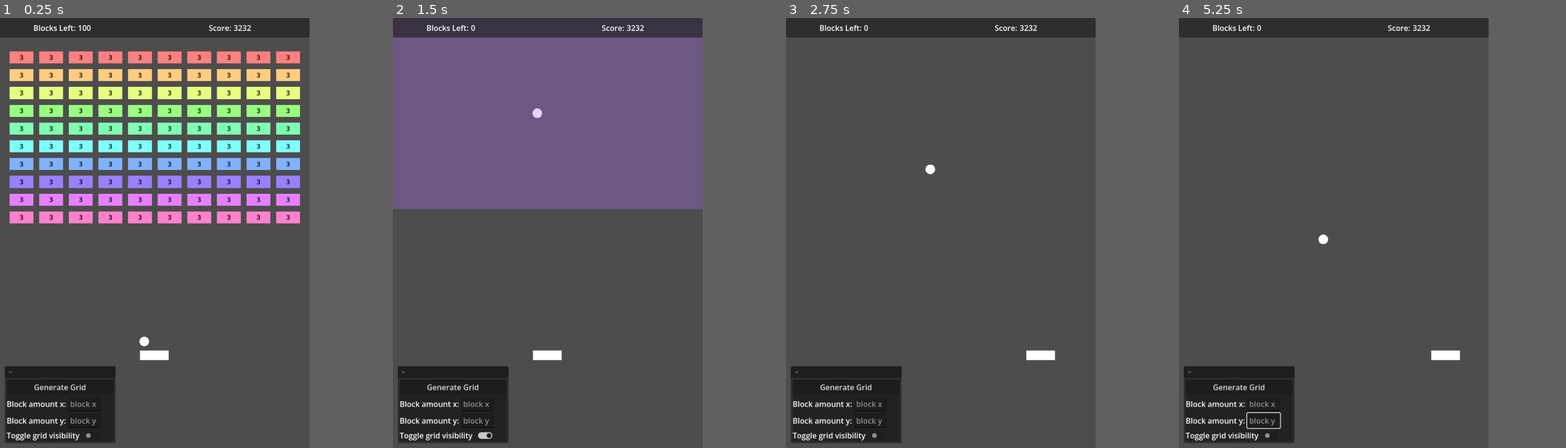
Above: before the commit, frames 1-4 (left to right).
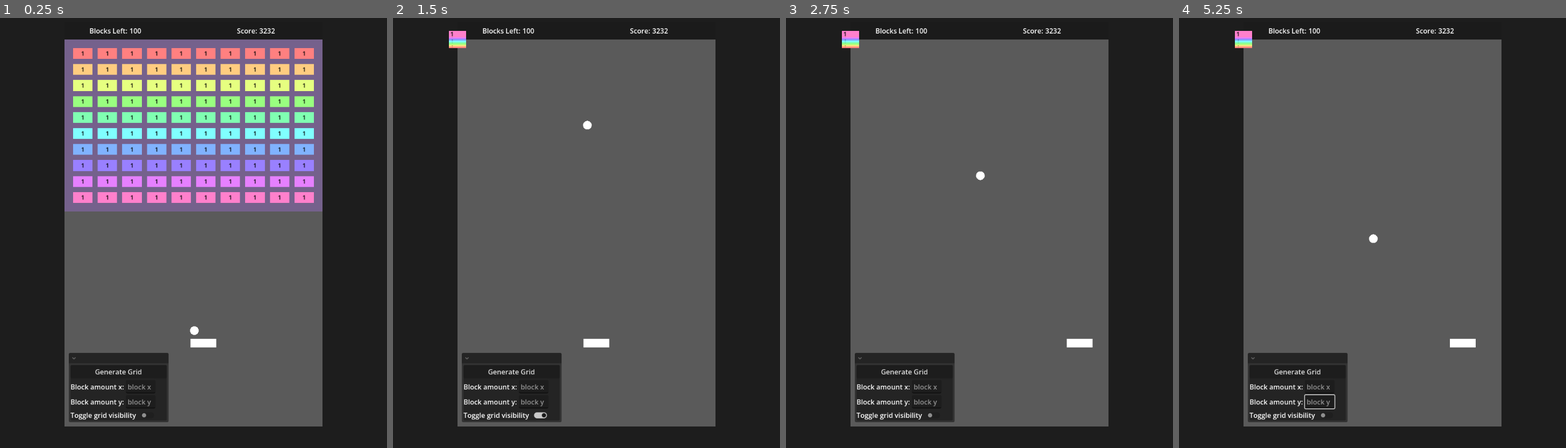
Above: after the commit, the same moments.

Repository: ProudFridge/Breakout
Game: Godot game, scene res://scenes/world/world.tscn
The game is run twice, just before and just after one commit, with the same random seed, the same clock (stepped at 60 frames per second) and the same inputs.
Inputs (mouse positions are in pixels of both pictures, inside the frame that each line leads up to; where the layout moved, square brackets give the same spot in the first picture):
- Up to frame 1 (0.25 s): no input
- Up to frame 2 (1.5 s): click "Generate Grid" at 0.5 s; click (509, 413) [485, 435] at 1.25 s
- Up to frame 3 (2.75 s): tap Enter at 2 s; move the mouse to (1010, 211) at 2.02 s; hold D (move_right) from 2.03 s (still down); tap Alt at 2.1 s; click (1010, 211) at 2.17 s
- Up to frame 4 (5.25 s): move the mouse to (1271, 254) at 2.77 s; release D (move_right) at 2.78 s; hold Down 2.78-3.53 s; tap Shift at 2.85, 4.35 s; move the mouse to (1364, 138) at 3.52 s; hold D (move_right) 3.53-4.28 s; tap Alt at 3.6, 5.1 s; move the mouse to (1318, 319) at 4.27 s; hold Up 4.28-5.03 s; click (1318, 319) at 4.42 s; move the mouse to (1426, 297) at 5.02 s; hold A (move_left) from 5.03 s (still down)
In our replay, the window is 576x800 before the commit and 720x800 after it. These sizes can differ from the game's own. Grey fills any space a smaller window leaves; there, only what the larger window draws over its background counts as a difference.

The runs differ from the first frame. In frame 1, 48% of the frame differs, in the area x 0-84%, y 0-100%; in frame 2, 51%; in frame 3, 24%; in frame 4, 24%.

Commit message:
Make the it possible for the viewport to be a different size than the game area

Diff:
--- a/project.godot
+++ b/project.godot
@@ -22,8 +22,8 @@
 
 [display]
 
-window/size/viewport_width=648
-window/size/viewport_height=900
+window/size/viewport_width=900
+window/size/viewport_height=1000
 
 [editor_plugins]
 
@@ -77,3 +77,4 @@
 [rendering]
 
 rendering_device/driver.windows="d3d12"
+environment/defaults/default_clear_color=Color(0.11489672, 0.11489684, 0.11489674, 1)
--- a/scenes/ball/ball.gd
+++ b/scenes/ball/ball.gd
@@ -15,7 +15,7 @@
 
 	# Bounces the ball whenever there's a collision
 	if collision:
-		collision_sound.play()
+		#collision_sound.play()
 
 		velocity = velocity.bounce(collision.get_normal())
 
--- a/scenes/block/block.tscn
+++ b/scenes/block/block.tscn
@@ -5,7 +5,10 @@
 [sub_resource type="RectangleShape2D" id="RectangleShape2D_yksjm"]
 size = Vector2(40, 15)
 
+[sub_resource type="ShaderMaterial" id="ShaderMaterial_66klm"]
+
 [sub_resource type="QuadMesh" id="QuadMesh_c27ow"]
+material = SubResource("ShaderMaterial_66klm")
 
 [sub_resource type="ShaderMaterial" id="ShaderMaterial_rfxuc"]
 
@@ -16,7 +19,7 @@
 [node name="Block" type="CharacterBody2D" unique_id=1082513130]
 motion_mode = 1
 script = ExtResource("1_c27ow")
-health = 3.0
+health = 1.0
 
 [node name="CollisionShape2D" type="CollisionShape2D" parent="." unique_id=225417575]
 shape = SubResource("RectangleShape2D_yksjm")
--- a/scenes/managers/block_manager/block_manager.gd
+++ b/scenes/managers/block_manager/block_manager.gd
@@ -4,7 +4,7 @@
 @export var block_amount: Vector2i = Vector2i(3,2)
 @export var block_padding: Vector2 = Vector2(10, 10)
 @export var grid_padding: Vector2 = Vector2(50, 50)
-@export var grid_height: float = 400
+#@export var grid_height: float = 400
 @export var grid_area: Vector2
 @export var show_grid_area: bool = false
 
@@ -12,18 +12,12 @@
 
 var block: PackedScene = preload("res://scenes/block/block.tscn")
 
+# Make it sync in the world scene later
+@export var gameAreaSize: Vector2 = Vector2(400, 900)
+
 # Use later to detect if the player has won
+# TODO: make non static, there's no real use for it being static
 static var _block_instances: Array[Block] = []
-
-# Called when the node enters the scene tree for the first time.
-func _ready() -> void:
-	grid_area_highlight.visible = show_grid_area
-
-	# Temporary fix for the area of the grid
-	var viewportSize: Vector2 = get_viewport().size
-	grid_area = Vector2(viewportSize.x, grid_height)
-
-	generate_grid(Vector2(viewportSize.x, grid_height), block_amount, block_padding, grid_padding)
 
 # Instantiates a grid of blocks
 func generate_grid(gridSize: Vector2, blockAmount: Vector2, blockPadding: Vector2, gridPadding: Vector2 ) -> void:
@@ -39,7 +33,7 @@
 			var color: Color = Color.from_hsv(lerp(0, 1, float(column) / blockAmount.y),0.5,1,1)
 			var bPosition: Vector2
 			bPosition.x = row * (blockPadding.x + blockSize.x) + gridPadding.x + blockSize.x / 2
-			bPosition.y = column * (blockPadding.y + blockSize.y) + gridPadding.y + blockSize.y / 2 + 50
+			bPosition.y = column * (blockPadding.y + blockSize.y) + gridPadding.y + blockSize.y / 2
 
 			instantiate_block(bPosition, blockSize, color)
 
--- a/scenes/world/count.gd
+++ b/scenes/world/count.gd
@@ -1,4 +1,4 @@
 extends Label
 
-func _process(delta: float) -> void:
+func _process(_delta: float) -> void:
 	text = str(BlockManager._block_instances.size())
--- a/scenes/world/world.gd
+++ b/scenes/world/world.gd
@@ -4,20 +4,34 @@
 @onready var right_wall: CollisionShape2D = $WorldBoundary/Walls/RightWall
 @onready var bottom_wall: CollisionShape2D = $WorldBoundary/Walls/BottomWall
 @onready var top_wall: CollisionShape2D = $WorldBoundary/Walls/TopWall
+@onready var block_manager: BlockManager = $BlockManager
+@onready var panel: Panel = $Control/Panel
+@onready var ui: Control = $UI
+@onready var header: Panel = $UI/Header
+@onready var camera: Camera2D = $Camera2D
 
-@onready var block_manager: BlockManager = $BlockManager
+var blockAmountX: int = 10
+var blockAmountY: int = 10
 
-var blockAmountX: int
-var blockAmountY: int
+@export var gameAreaSize: Vector2 = Vector2(600, 900)
 
 # Called when the node enters the scene tree for the first time.
 func _ready() -> void:
+	# Centers camera
+	camera.position = gameAreaSize / 2
+
+	# Isolates the game area
+	ui.size = gameAreaSize
+
+	header.position.y = -header.size.y
+	panel.size = gameAreaSize
+	block_manager.generate_grid(Vector2(gameAreaSize.x, 400), Vector2(blockAmountX, blockAmountY), block_manager.block_padding, block_manager.grid_padding)
+
 	# Set up the world boundaries otbe add the screen edges
 	# Should change later for custom level sizes
-	var viewportSize: Vector2 = get_viewport().size
 	left_wall.position = Vector2(0,0)
-	right_wall.position = Vector2(viewportSize.x, 0)
-	bottom_wall.position = Vector2(0, viewportSize.y)
+	right_wall.position = Vector2(gameAreaSize.x, 0)
+	bottom_wall.position = Vector2(0, gameAreaSize.y)
 	top_wall.position = Vector2(0,0)
 
 func _input(event: InputEvent) -> void:
--- a/scenes/world/world.tscn
+++ b/scenes/world/world.tscn
@@ -5,6 +5,9 @@
 [ext_resource type="PackedScene" uid="uid://blmhj0qtrvphf" path="res://scenes/managers/block_manager/block_manager.tscn" id="2_v5dby"]
 [ext_resource type="PackedScene" uid="uid://dpwwvkfv48suw" path="res://scenes/ball/ball.tscn" id="3_1fp7r"]
 [ext_resource type="Script" uid="uid://bm8l7wl3514wr" path="res://scenes/world/count.gd" id="6_t5ptc"]
+
+[sub_resource type="StyleBoxFlat" id="StyleBoxFlat_v5dby"]
+bg_color = Color(0.35531357, 0.35531357, 0.35531345, 1)
 
 [sub_resource type="WorldBoundaryShape2D" id="WorldBoundaryShape2D_sl2e5"]
 
@@ -16,6 +19,21 @@
 
 [node name="World" type="Node2D" unique_id=1769071752]
 script = ExtResource("1_sl2e5")
+
+[node name="Control" type="Control" parent="." unique_id=1567258030]
+layout_mode = 3
+anchors_preset = 0
+offset_right = 650.0
+offset_bottom = 909.0
+
+[node name="Panel" type="Panel" parent="Control" unique_id=802174903]
+layout_mode = 1
+anchors_preset = 15
+anchor_right = 1.0
+anchor_bottom = 1.0
+grow_horizontal = 2
+grow_vertical = 2
+theme_override_styles/panel = SubResource("StyleBoxFlat_v5dby")
 
 [node name="BlockManager" parent="." unique_id=46482369 instance=ExtResource("2_v5dby")]
 block_amount = Vector2i(10, 10)
@@ -53,7 +71,10 @@
 
 [node name="CanvasLayer" type="CanvasLayer" parent="." unique_id=1593247802]
 
-[node name="UI" type="Control" parent="CanvasLayer" unique_id=1848346517]
+[node name="Camera2D" type="Camera2D" parent="." unique_id=1953188512]
+position = Vector2(317, 437)
+
+[node name="UI" type="Control" parent="." unique_id=1848346517]
 layout_mode = 3
 anchors_preset = 15
 anchor_right = 1.0
@@ -63,7 +84,7 @@
 size_flags_horizontal = 4
 size_flags_vertical = 4
 
-[node name="GridControls" type="MarginContainer" parent="CanvasLayer/UI" unique_id=1519628941]
+[node name="GridControls" type="MarginContainer" parent="UI" unique_id=1519628941]
 layout_mode = 1
 anchors_preset = 2
 anchor_top = 1.0
@@ -76,59 +97,59 @@
 theme_override_constants/margin_right = 10
 theme_override_constants/margin_bottom = 10
 
-[node name="FoldableContainer" type="FoldableContainer" parent="CanvasLayer/UI/GridControls" unique_id=587160359]
+[node name="FoldableContainer" type="FoldableContainer" parent="UI/GridControls" unique_id=587160359]
 layout_mode = 2
 
-[node name="Panel" type="Panel" parent="CanvasLayer/UI/GridControls/FoldableContainer" unique_id=1659178617]
+[node name="Panel" type="Panel" parent="UI/GridControls/FoldableContainer" unique_id=1659178617]
 layout_mode = 2
 
-[node name="VBoxContainer" type="VBoxContainer" parent="CanvasLayer/UI/GridControls/FoldableContainer" unique_id=1008522024]
+[node name="VBoxContainer" type="VBoxContainer" parent="UI/GridControls/FoldableContainer" unique_id=1008522024]
 layout_mode = 2
 
-[node name="GenerateGridButton" type="Button" parent="CanvasLayer/UI/GridControls/FoldableContainer/VBoxContainer" unique_id=105890785]
+[node name="GenerateGridButton" type="Button" parent="UI/GridControls/FoldableContainer/VBoxContainer" unique_id=105890785]
 layout_mode = 2
 text = "Generate Grid"
 
-[node name="BlockX" type="HBoxContainer" parent="CanvasLayer/UI/GridControls/FoldableContainer/VBoxContainer" unique_id=1509040941]
+[node name="BlockX" type="HBoxContainer" parent="UI/GridControls/FoldableContainer/VBoxContainer" unique_id=1509040941]
 layout_mode = 2
 
-[node name="Label" type="Label" parent="CanvasLayer/UI/GridControls/FoldableContainer/VBoxContainer/BlockX" unique_id=126053469]
+[node name="Label" type="Label" parent="UI/GridControls/FoldableContainer/VBoxContainer/BlockX" unique_id=126053469]
 layout_mode = 2
 text = "Block amount x:"
 
-[node name="BlockAmountX" type="LineEdit" parent="CanvasLayer/UI/GridControls/FoldableContainer/VBoxContainer/BlockX" unique_id=994568989]
+[node name="BlockAmountX" type="LineEdit" parent="UI/GridControls/FoldableContainer/VBoxContainer/BlockX" unique_id=994568989]
 layout_mode = 2
 placeholder_text = "block x"
 
-[node name="BlockY" type="HBoxContainer" parent="CanvasLayer/UI/GridControls/FoldableContainer/VBoxContainer" unique_id=1312768934]
+[node name="BlockY" type="HBoxContainer" parent="UI/GridControls/FoldableContainer/VBoxContainer" unique_id=1312768934]
 layout_mode = 2
 
-[node name="Label" type="Label" parent="CanvasLayer/UI/GridControls/FoldableContainer/VBoxContainer/BlockY" unique_id=1128811482]
+[node name="Label" type="Label" parent="UI/GridControls/FoldableContainer/VBoxContainer/BlockY" unique_id=1128811482]
 layout_mode = 2
 text = "Block amount y:"
 
-[node name="BlockAmountY" type="LineEdit" parent="CanvasLayer/UI/GridControls/FoldableContainer/VBoxContainer/BlockY" unique_id=69742669]
+[node name="BlockAmountY" type="LineEdit" parent="UI/GridControls/FoldableContainer/VBoxContainer/BlockY" unique_id=69742669]
 layout_mode = 2
 placeholder_text = "block y"
 
-[node name="ShowGrid" type="HBoxContainer" parent="CanvasLayer/UI/GridControls/FoldableContainer/VBoxContainer" unique_id=729932485]
+[node name="ShowGrid" type="HBoxContainer" parent="UI/GridControls/FoldableContainer/VBoxContainer" unique_id=729932485]
 layout_mode = 2
 
-[node name="Label" type="Label" parent="CanvasLayer/UI/GridControls/FoldableContainer/VBoxContainer/ShowGrid" unique_id=2076497758]
+[node name="Label" type="Label" parent="UI/GridControls/FoldableContainer/VBoxContainer/ShowGrid" unique_id=2076497758]
 layout_mode = 2
 text = "Toggle grid visibility"
 
-[node name="CheckButton" type="CheckButton" parent="CanvasLayer/UI/GridControls/FoldableContainer/VBoxContainer/ShowGrid" unique_id=465536670]
+[node name="CheckButton" type="CheckButton" parent="UI/GridControls/FoldableContainer/VBoxContainer/ShowGrid" unique_id=465536670]
 layout_mode = 2
 
-[node name="Header" type="Panel" parent="CanvasLayer/UI" unique_id=528724686]
+[node name="Header" type="Panel" parent="UI" unique_id=528724686]
 layout_mode = 1
 anchors_preset = 10
 anchor_right = 1.0
 offset_bottom = 41.0
 grow_horizontal = 2
 
-[node name="HBoxContainer" type="HBoxContainer" parent="CanvasLayer/UI/Header" unique_id=1175450939]
+[node name="HBoxContainer" type="HBoxContainer" parent="UI/Header" unique_id=1175450939]
 layout_mode = 1
 anchors_preset = 15
 anchor_right = 1.0
@@ -137,38 +158,38 @@
 grow_vertical = 2
 alignment = 1
 
-[node name="BlocksLeft" type="HBoxContainer" parent="CanvasLayer/UI/Header/HBoxContainer" unique_id=1965400196]
+[node name="BlocksLeft" type="HBoxContainer" parent="UI/Header/HBoxContainer" unique_id=1965400196]
 layout_mode = 2
 size_flags_horizontal = 3
 
-[node name="Text" type="Label" parent="CanvasLayer/UI/Header/HBoxContainer/BlocksLeft" unique_id=1347913852]
+[node name="Text" type="Label" parent="UI/Header/HBoxContainer/BlocksLeft" unique_id=1347913852]
 layout_mode = 2
 size_flags_horizontal = 3
 text = "Blocks Left:"
 horizontal_alignment = 2
 
-[node name="Count" type="Label" parent="CanvasLayer/UI/Header/HBoxContainer/BlocksLeft" unique_id=1942803392]
+[node name="Count" type="Label" parent="UI/Header/HBoxContainer/BlocksLeft" unique_id=1942803392]
 layout_mode = 2
 size_flags_horizontal = 3
 text = "2"
 script = ExtResource("6_t5ptc")
 
-[node name="Score" type="HBoxContainer" parent="CanvasLayer/UI/Header/HBoxContainer" unique_id=2015808371]
+[node name="Score" type="HBoxContainer" parent="UI/Header/HBoxContainer" unique_id=2015808371]
 layout_mode = 2
 size_flags_horizontal = 3
 
-[node name="Text" type="Label" parent="CanvasLayer/UI/Header/HBoxContainer/Score" unique_id=66261102]
+[node name="Text" type="Label" parent="UI/Header/HBoxContainer/Score" unique_id=66261102]
 layout_mode = 2
 size_flags_horizontal = 3
 text = "Score:"
 horizontal_alignment = 2
 
-[node name="Count" type="Label" parent="CanvasLayer/UI/Header/HBoxContainer/Score" unique_id=1305827151]
+[node name="Count" type="Label" parent="UI/Header/HBoxContainer/Score" unique_id=1305827151]
 layout_mode = 2
 size_flags_horizontal = 3
 text = "3232"
 
-[connection signal="pressed" from="CanvasLayer/UI/GridControls/FoldableContainer/VBoxContainer/GenerateGridButton" to="." method="_on_generate_grid_button_pressed"]
-[connection signal="text_changed" from="CanvasLayer/UI/GridControls/FoldableContainer/VBoxContainer/BlockX/BlockAmountX" to="." method="_on_block_amount_x_text_changed"]
-[connection signal="text_changed" from="CanvasLayer/UI/GridControls/FoldableContainer/VBoxContainer/BlockY/BlockAmountY" to="." method="_on_block_amount_y_text_changed"]
-[connection signal="pressed" from="CanvasLayer/UI/GridControls/FoldableContainer/VBoxContainer/ShowGrid/CheckButton" to="." method="_on_check_button_pressed"]
+[connection signal="pressed" from="UI/GridControls/FoldableContainer/VBoxContainer/GenerateGridButton" to="." method="_on_generate_grid_button_pressed"]
+[connection signal="text_changed" from="UI/GridControls/FoldableContainer/VBoxContainer/BlockX/BlockAmountX" to="." method="_on_block_amount_x_text_changed"]
+[connection signal="text_changed" from="UI/GridControls/FoldableContainer/VBoxContainer/BlockY/BlockAmountY" to="." method="_on_block_amount_y_text_changed"]
+[connection signal="pressed" from="UI/GridControls/FoldableContainer/VBoxContainer/ShowGrid/CheckButton" to="." method="_on_check_button_pressed"]
